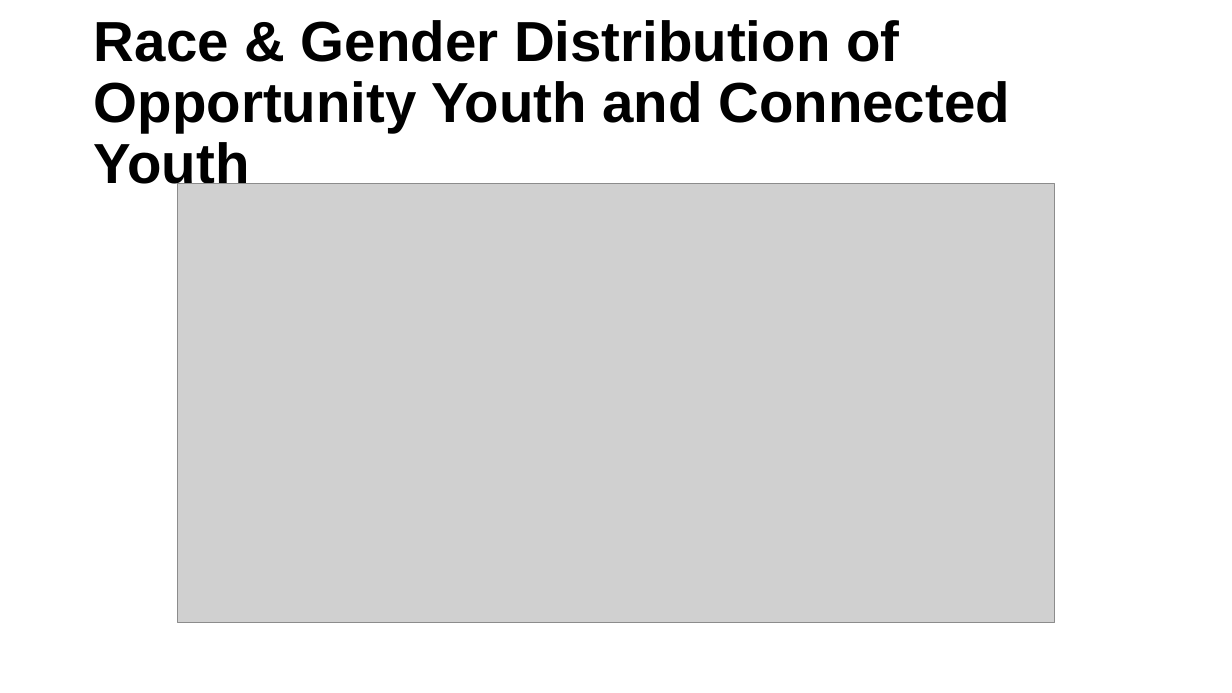
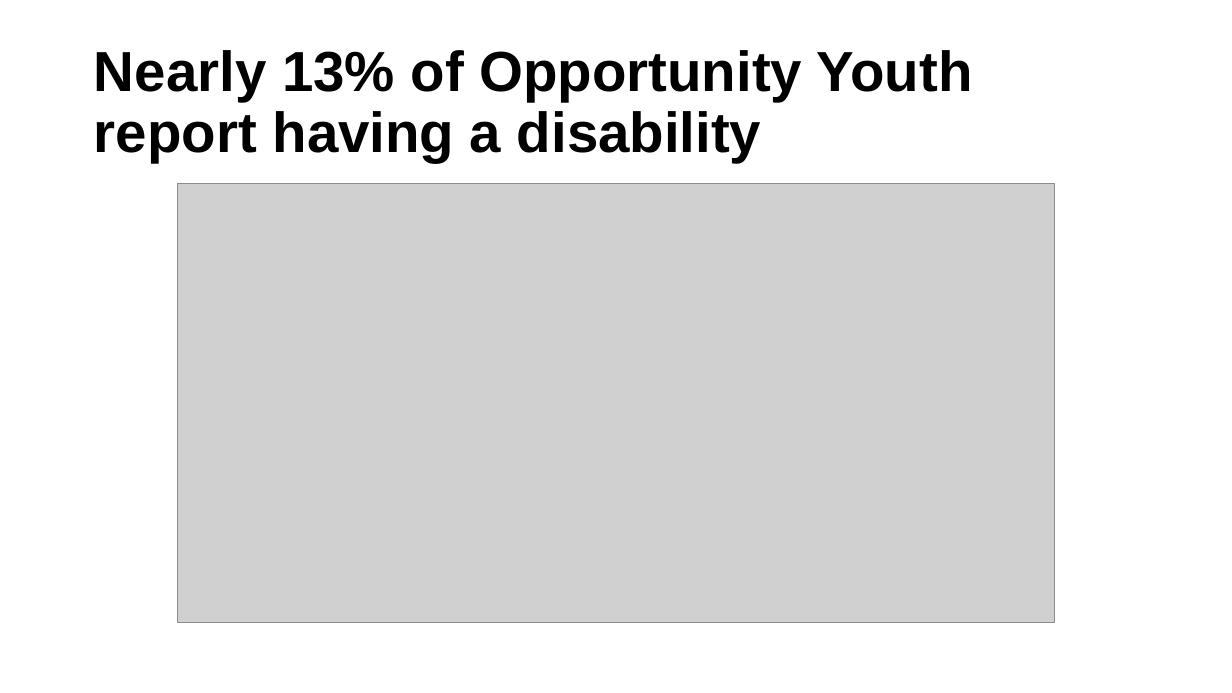
Before and after one commit to ucdiegorubi/oy_census_analysis, a slide deck: slide 9 of create_powerpoint/demographic_estimates.pptx (slide 12 before the commit). Drawn at 1232x693 pixels with LibreOffice and Linux fonts; fonts in the diff are those of the drawing; grey boxes stand for pictures; background and template pictures are left out. Boxes give left, top, right and bottom in pixels: in the first picture for what was removed or moved away, otherwise in the second. Text is boxed around its words. In the diff, an @@ line names an element or a change of style, - is before the commit and + after.

```diff
--- a/create_powerpoint/demographic_estimates.pptx
+++ b/create_powerpoint/demographic_estimates.pptx
@@ title at (x1=94, y1=50, x2=973, y2=163): text changed @@
-Race & Gender Distribution of Opportunity Youth and Connected Youth
+Nearly 13% of Opportunity Youth report having a disability
```
Also in this commit, not shown: 3 slides added, 4 slides removed, 4 other files.
